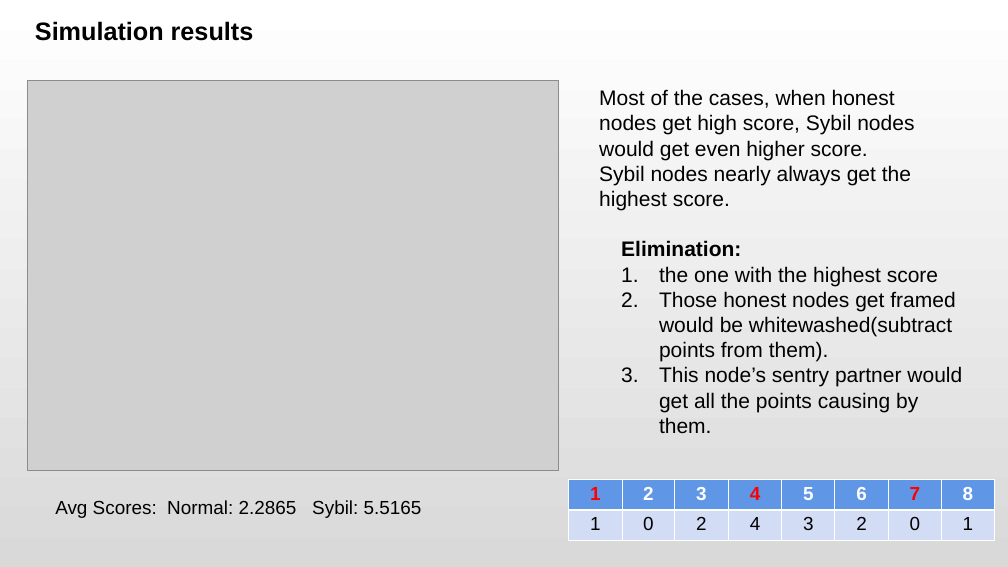
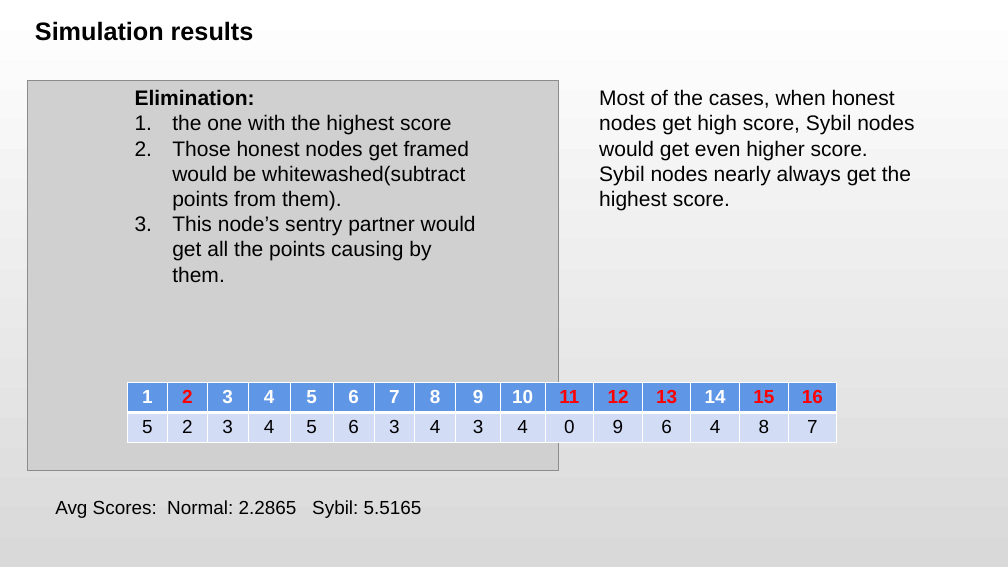
Before and after one commit to 66Ronghua99/HRP-Thesis, a slide deck: slide 10 of lttStudy/ProposalPre.pptx. Drawn at 1008x567 pixels with LibreOffice and Linux fonts; fonts in the diff are those of the drawing; grey boxes stand for pictures. Boxes give left, top, right and bottom in pixels: in the first picture for what was removed or moved away, otherwise in the second. Text is boxed around its words. In the diff, an @@ line names an element or a change of style, - is before the commit and + after.

```diff
--- a/lttStudy/ProposalPre.pptx
+++ b/lttStudy/ProposalPre.pptx
@@ text "Elimination:" moved from (x1=621, y1=240, x2=962, y2=412) to (x1=135, y1=89, x2=476, y2=261) @@
@@ table at (x1=127, y1=383, x2=836, y2=443) @@
-column 1, row 2: 1
+column 1, row 2: 5
-column 2, row 2: 0
+column 2, row 2: 2
-column 3, row 2: 2
+column 3, row 2: 3
-column 5: 5 | 3
-column 6: 6 | 2
-column 7: 7 | 0
-column 8: 8 | 1
+column 5: 5 | 5
+column 6: 6 | 6
+column 7: 7 | 3
+column 8: 8 | 4
+column 9: 9 | 3
+column 10: 10 | 4
+column 11: 11 | 0
+column 12: 12 | 9
+column 13: 13 | 6
+column 14: 14 | 4
+column 15: 15 | 8
+column 16: 16 | 7
@@ table resized from (x1=569, y1=479, x2=993, y2=540) to (x1=127, y1=383, x2=836, y2=443) @@
```
Also in this commit, not shown: 7 other slides changed, 2 other files.
